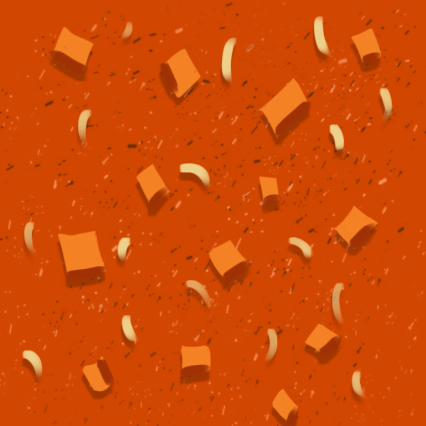
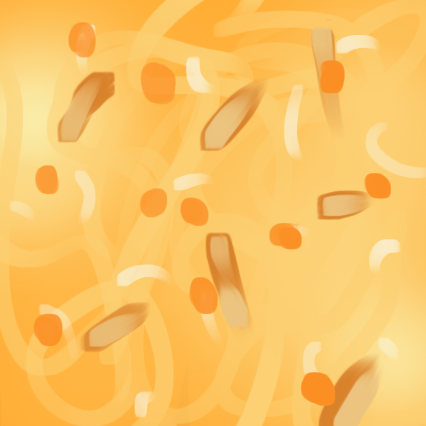
Two versions of the same layered image (426x426). Layer-by-layer changes:
added group "Group 4" with 4 layers above "Group 3" over [0,0,426,426]
added layer "Layer 23" in group "Group 4" over [33,19,392,406]
added layer "Layer 21" in group "Group 4" over [9,24,426,426]
added layer "Layer 24" in group "Group 4" over [0,0,426,426]
added layer "Layer 20" in group "Group 4" over [0,0,426,426]
added group "Group 3" with 5 layers above "Group 2" over [0,0,426,426]
added layer "Layer 22" in group "Group 3" over [0,0,426,426]
added layer "Layer 19" in group "Group 3" over [0,0,426,426]
added layer "Layer 18" in group "Group 3" over [10,3,400,412]
added layer "Layer 17" in group "Group 3" over [26,49,400,377]
added layer "Layer 16" in group "Group 3" over [0,0,426,426]
added group "Group 2" with 5 layers above "Butternut" over [0,0,426,426]
added layer "Layer 14" in group "Group 2" over [35,0,394,387]
added layer "Layer 13" in group "Group 2" over [21,47,395,375]
added layer "Layer 12" in group "Group 2" over [61,94,356,359]
added layer "Layer 15" in group "Group 2" over [0,0,425,426]
added layer "Layer 6" in group "Group 2" over [0,0,426,426]
moved "Layer 2" into group "Butternut" over [0,0,426,426]
moved "Group 1" into group "Butternut" over [22,16,393,426]
moved "Layer 5" into group "Butternut" over [0,0,426,426]
